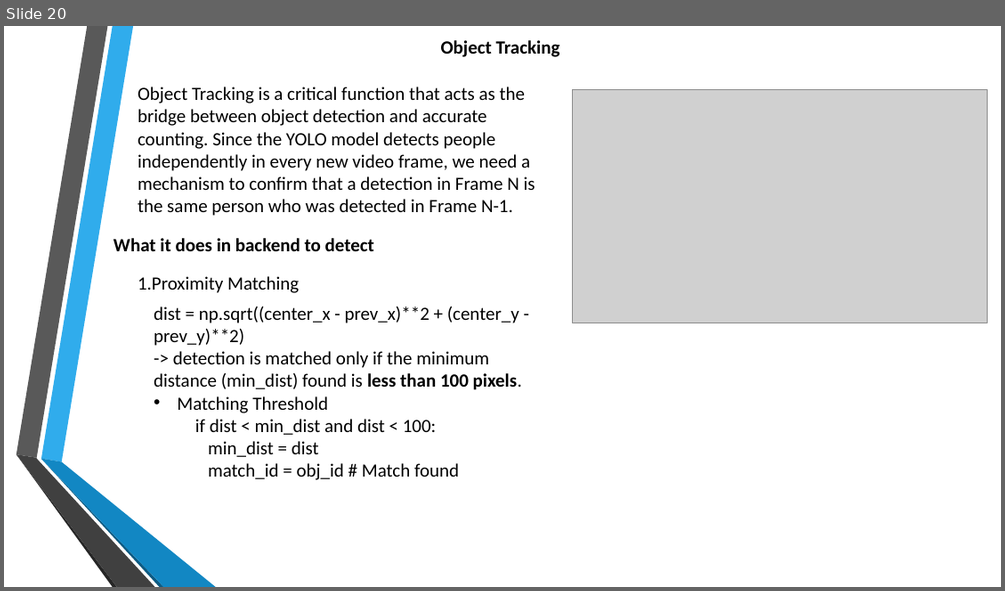
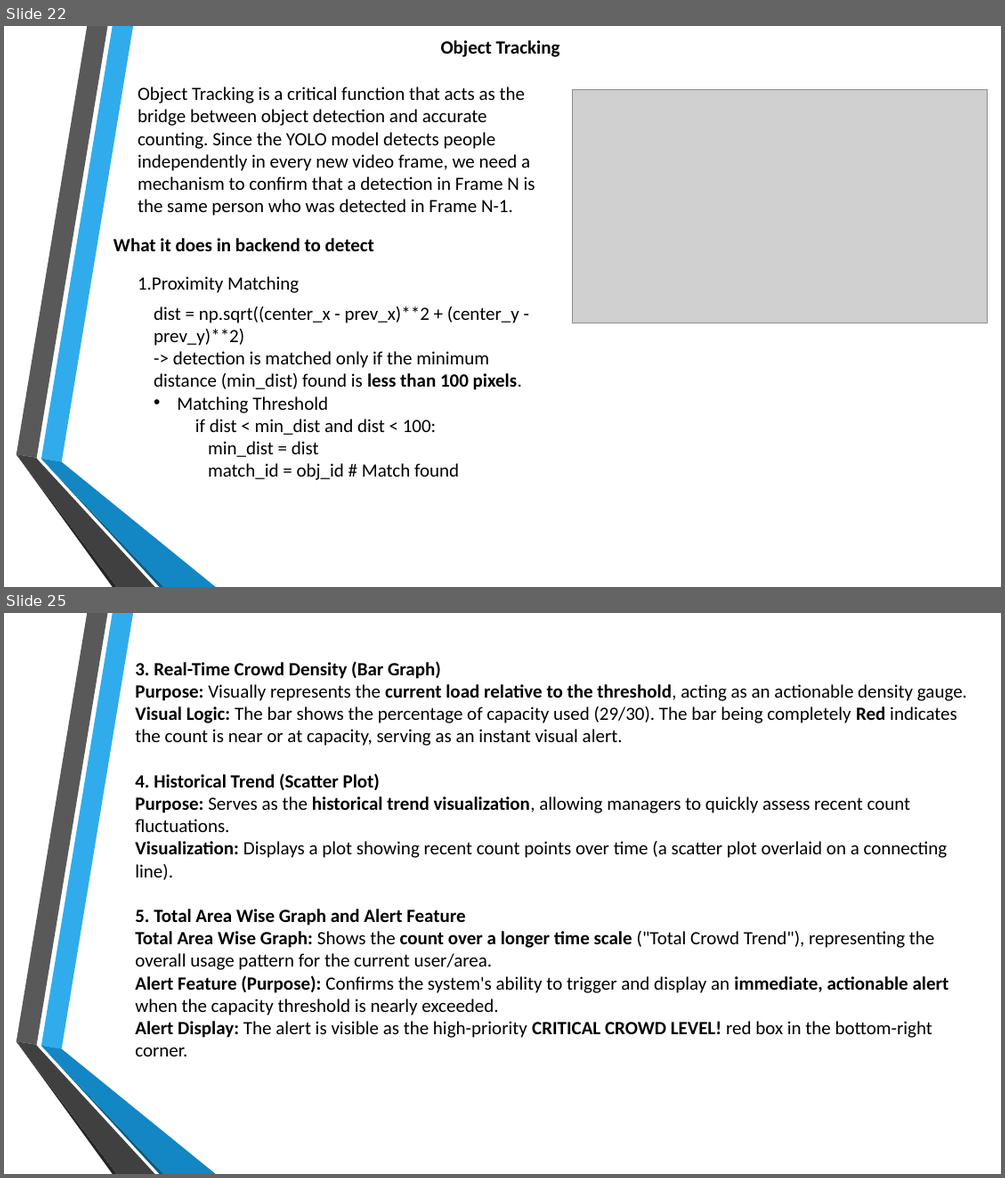
Before and after one commit to shanmuk27/infosys_crowdcount_october2025_Shanmuk, a slide deck: Crowd Count.pptx. Shown one above the other, each under a label of ours: slide 20 before the commit, slides 22 and 25 after it; the slides between them are not shown. The pictures are 1005x591 and 1005x1178 pixels, drawn with LibreOffice and Linux fonts; fonts in the diff are those of the drawing; grey boxes stand for pictures; background and template pictures are left out. Boxes give left, top, right and bottom in pixels: in the first picture for what was removed or moved away, otherwise in the second. Text is boxed around its words. In the diff, an @@ line names an element or a change of style, - is before the commit and + after.

```diff
--- a/Crowd Count.pptx
+++ b/Crowd Count.pptx
@@ slide 25 added at box(4, 613, 1001, 1174), background picture (left out); not listed: 6 template elements that a slide beside it also shows @@
@@ text added at box(135, 661, 967, 1056), 18 pt, text #000000 @@
+3. Real-Time Crowd Density (Bar Graph)
+Purpose: Visually represents the current load relative to the threshold, acting as an actionable density gauge.
+Visual Logic: The bar shows the percentage of capacity used (29/30). The bar being completely Red indicates the count is near or at capacity, serving as an instant visual alert.
+4. Historical Trend (Scatter Plot)
+Purpose: Serves as the historical trend visualization, allowing managers to quickly assess recent count fluctuations.
+Visualization: Displays a plot showing recent count points over time (a scatter plot overlaid on a connecting line).
+5. Total Area Wise Graph and Alert Feature
+Total Area Wise Graph: Shows the count over a longer time scale ("Total Crowd Trend"), representing the overall usage pattern for the current user/area.
+Alert Feature (Purpose): Confirms the system's ability to trigger and display an immediate, actionable alert when the capacity threshold is nearly exceeded.
+Alert Display: The alert is visible as the high-priority CRITICAL CROWD LEVEL! red box in the bottom-right corner.
@@ what was slide 20 is now slide 22 @@
```
Also in this commit, not shown: 3 slides changed, 5 other slides added, 1 slide removed.
